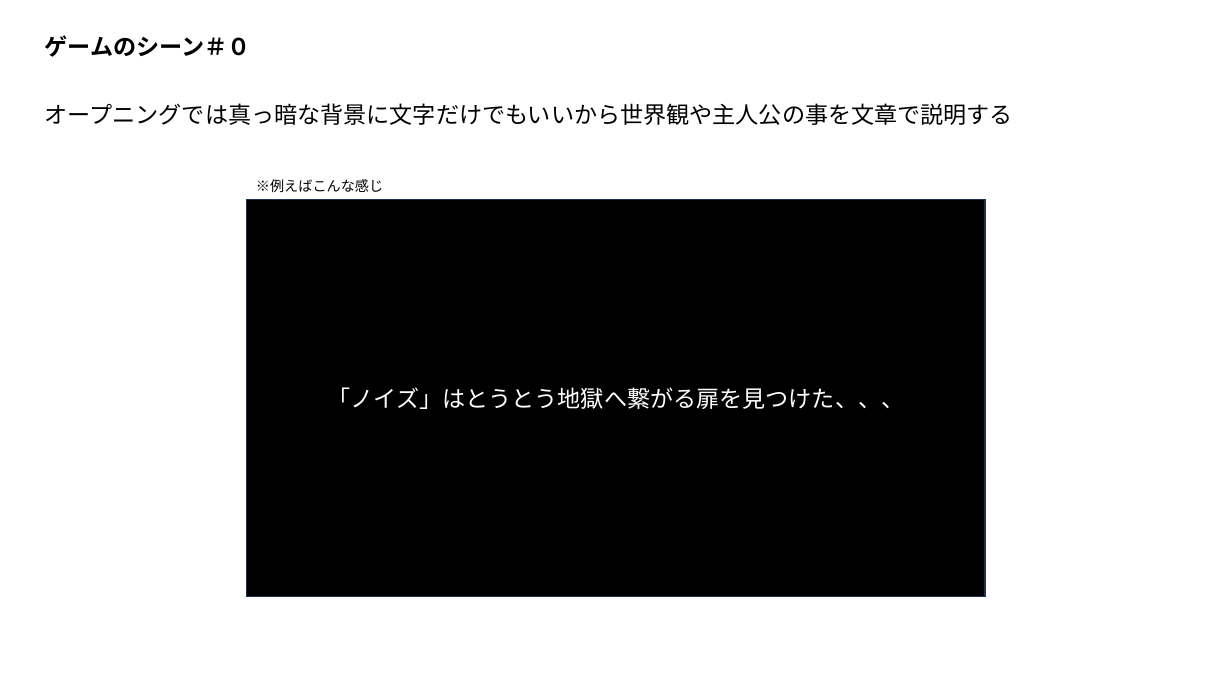
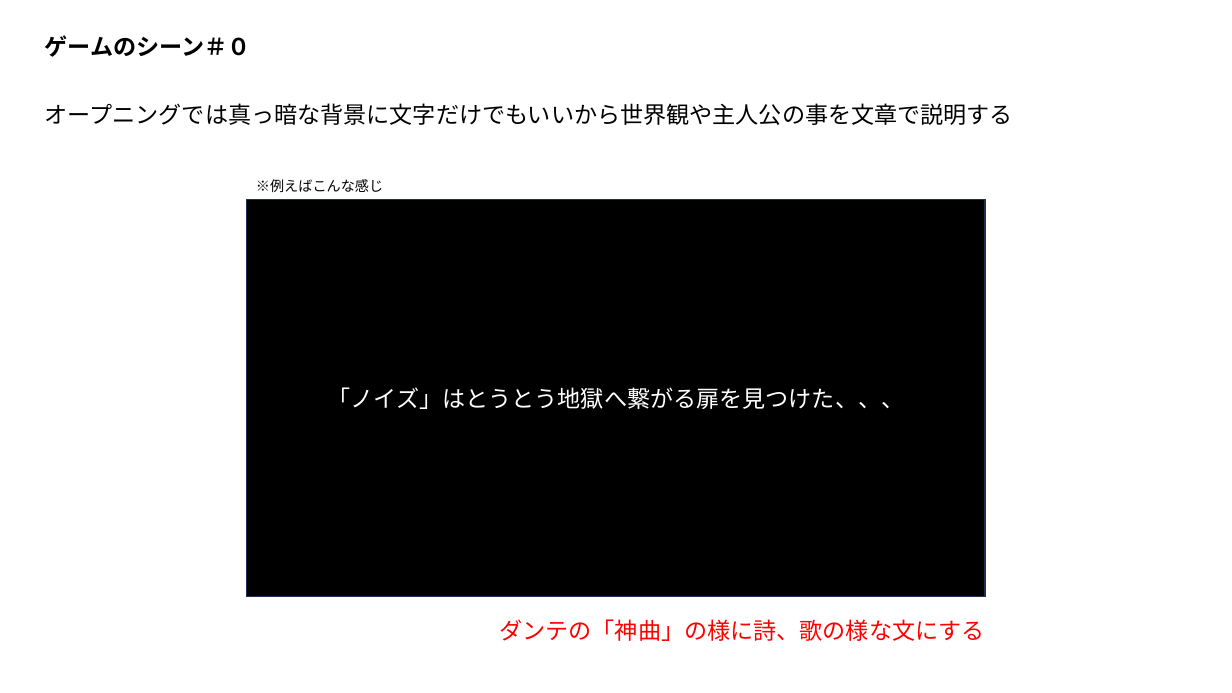
Before and after one commit to Wonchul-Jung88/Indie_Game_Challenge, a slide deck: slide 6 of Indie Game Challenge/Assets/Document/開発資料.pptx. Drawn at 1232x693 pixels with LibreOffice and Linux fonts; fonts in the diff are those of the drawing. Boxes give left, top, right and bottom in pixels: in the first picture for what was removed or moved away, otherwise in the second. Text is boxed around its words. In the diff, an @@ line names an element or a change of style, - is before the commit and + after.

```diff
--- a/Indie Game Challenge/Assets/Document/開発資料.pptx
+++ b/Indie Game Challenge/Assets/Document/開発資料.pptx
@@ text added at box(499, 619, 984, 641), 18 pt, text #FF0000 @@
+ダンテの「神曲」の様に詩、歌の様な文にする
```
Also in this commit, not shown: 40 other files.
